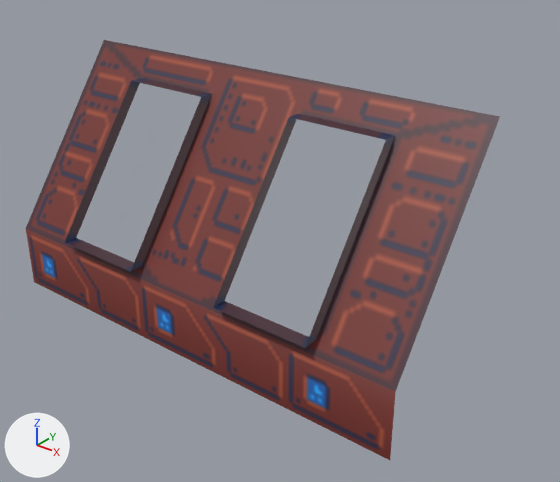
The FBX model rubens-psx-engine/Content/Assets/models/lounge/Window.fbx: old version first, new version second.
Rendered twice from a 50 mm camera at (7.95, -11.33, 7.27) aimed at (0.77, -2.35, 1.7). The axes (+X, +Y, +Z) are drawn at lower left. The lights are the same throughout.

The older version as bpy lines, for what is in view:
```python
me_plane_010 = bpy.data.meshes.new('Plane.010')
me_plane_010.from_pydata(...)  # 26 vertices, 18 faces; spans x -4.0..4.0, y -4.13..-1.74, z 0.0..4.27
me_plane_010.materials.append(mat_window)  # picture img_window_png
ob_lounge_windows = bpy.data.objects.new('Lounge_Windows', me_plane_010)
ob_lounge_windows.location = (0.0, 0.0, 0.0)
```
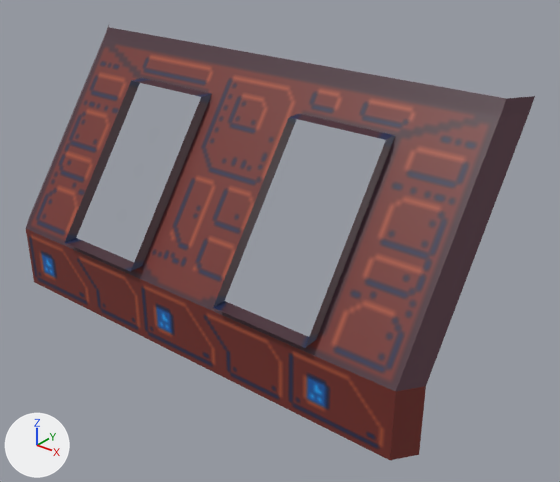
Where the change shows, as pixel boxes [x1, y1, x2, y2] in the pictures (560 x 482 px):
'Lounge_Windows', reshaped (7% wider): before [26, 40, 500, 460]; after [26, 25, 535, 460]
part 1 of me_plane_010, built on: before [26, 229, 396, 460]; after [26, 25, 535, 460]

Edits to the bpy script that builds the scene:
```text
Change me_plane_010:
    used by ob_lounge_windows; location = (0.0, 0.0, 0.0)
    remove me_plane_010.from_pydata(...)  # 26 vertices, 18 faces; spans x -4.0..4.0, y -4.13..-1.74, z 0.0..4.27
    add me_plane_010.from_pydata(...)  # 38 vertices, 29 faces; spans x -4.4..4.25, y -4.13..-1.24, z 0.0..4.49
    me_plane_010 part 1
    1 face is deleted
    12 vertices are added at x -4.4..4.25, y -3.65..-1.24, z 0.0..4.49
    12 new faces join them
```
